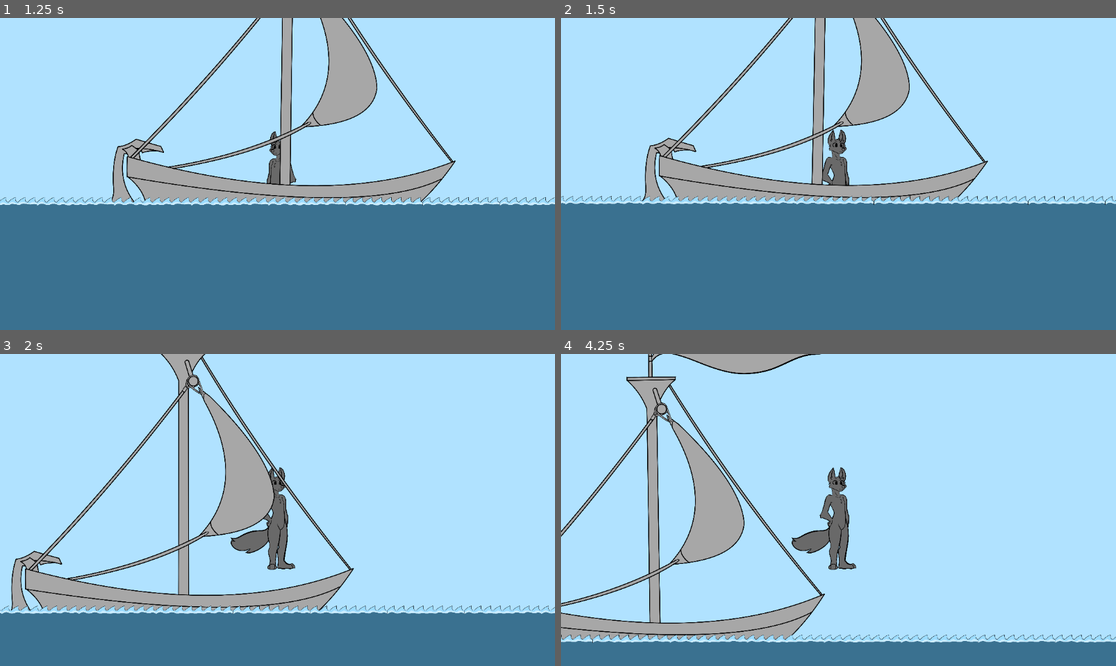
Above: before the commit, frames 1-4 (two rows, left to right).
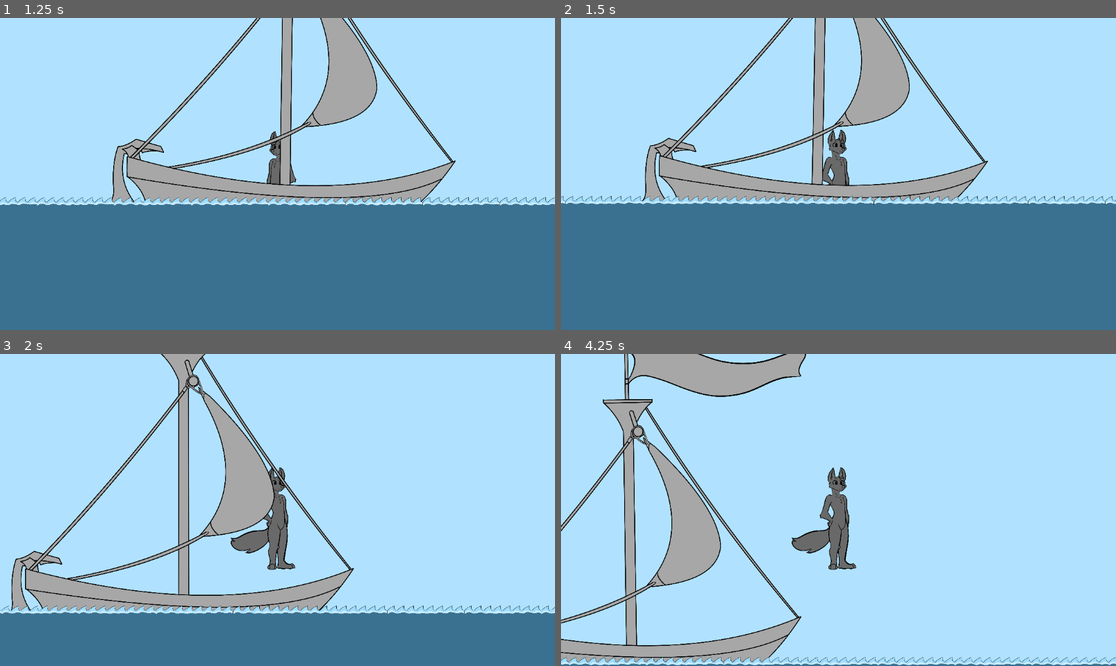
Above: after the commit, the same moments.

Repository: Changryy/Privateer
Game: Godot game, scene res://Game/Menu/Menu.tscn
The game is run twice, just before and just after one commit, with the same random seed, the same clock (stepped at 60 frames per second) and the same inputs.
Inputs:
- Up to frame 1 (1.25 s): click "Singleplayer" at 0.5 s
- Up to frame 2 (1.5 s): hold D (right) from 1.28 s (still down)
- Up to frame 3 (2 s): keep holding D (right); tap Space (jump) at 1.52 s
- Up to frame 4 (4.25 s): tap Space (jump) at 2.27, 3.77 s; release D (right) at 2.78 s; hold A (left) 2.78-3.53 s; hold D (right) from 3.53 s (still down)

Frame 1 is identical in both runs. In frame 2, 0.2% of the frame differs, in the area x 0-100%, y 0-60%; in frame 3, 0.4%; in frame 4, 23%, in the area x 0-100%, y 0-100%.

Commit message:
Fixed player sliding on slopes

Diff:
--- a/Game/Global/Sync/Sync.gd
+++ b/Game/Global/Sync/Sync.gd
@@ -1,6 +1,6 @@
 extends Node
 
-const VERSION := "0.2.1"
+const VERSION := "0.2.2"
 const PORT: int = 8765
 
 var peer := ENetMultiplayerPeer.new()
--- a/Game/World/Player/Player.tscn
+++ b/Game/World/Player/Player.tscn
@@ -68,7 +68,10 @@
 
 [node name="Player" type="CharacterBody2D"]
 collision_mask = 2
+floor_constant_speed = true
+floor_snap_length = 32.0
 script = ExtResource("1_hy8ex")
+metadata/_edit_horizontal_guides_ = []
 
 [node name="CollisionShape2D" type="CollisionShape2D" parent="."]
 position = Vector2(0, -481)
